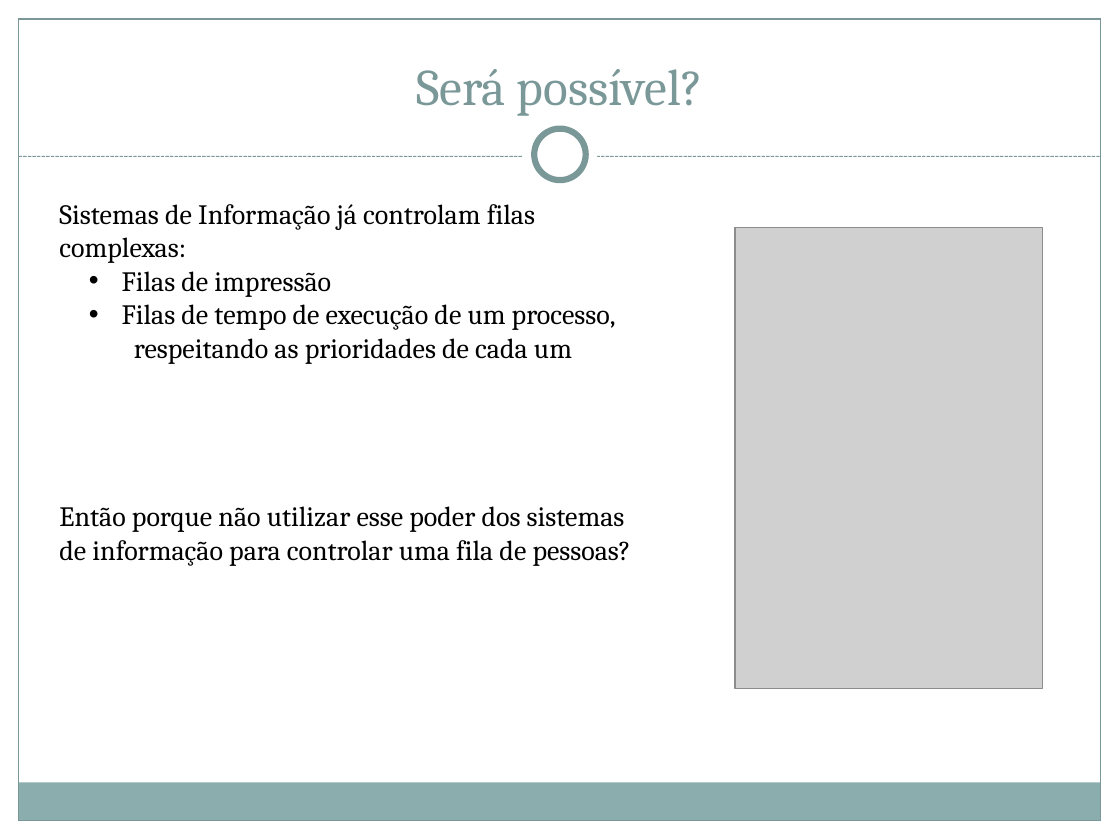
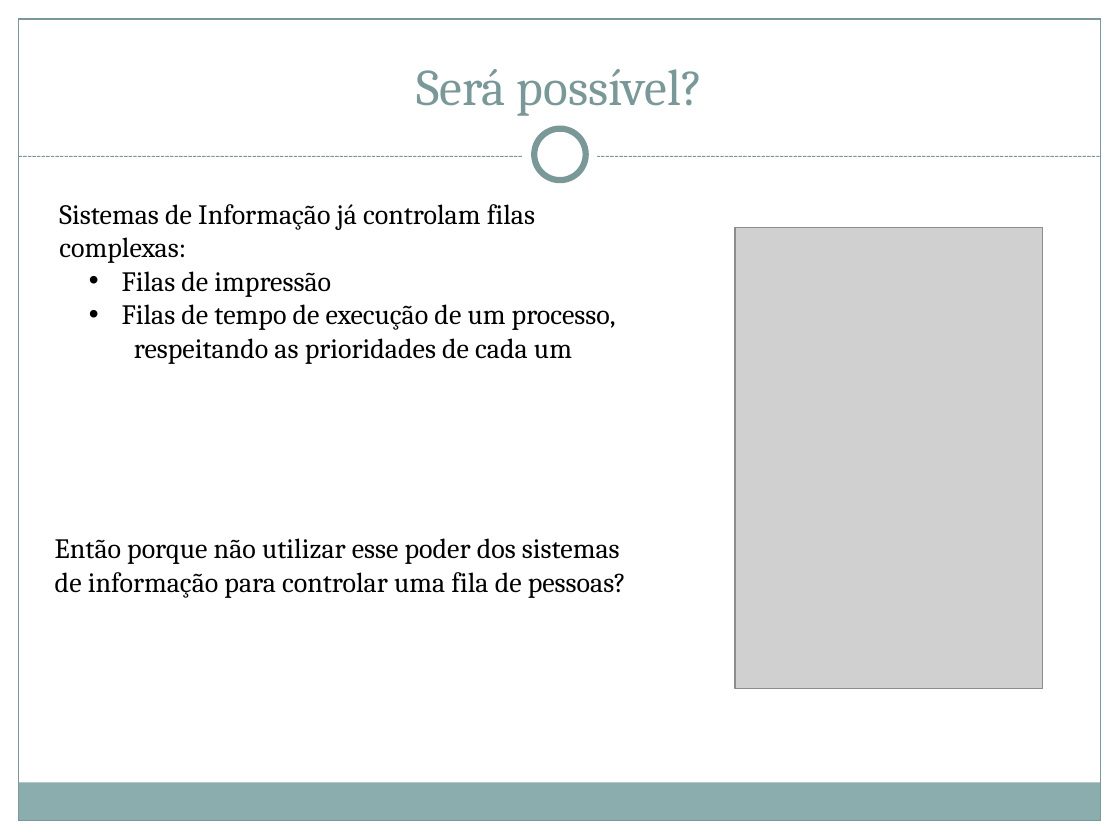
Before and after one commit to herberton/projetof1, a slide deck: slide 4 of wiki/Apresentação/Apresentação Final.pptx. Drawn at 1120x840 pixels with LibreOffice and Linux fonts; fonts in the diff are those of the drawing; grey boxes stand for pictures. Boxes give left, top, right and bottom in pixels: in the first picture for what was removed or moved away, otherwise in the second. Text is boxed around its words. In the diff, an @@ line names an element or a change of style, - is before the commit and + after.

```diff
--- a/wiki/Apresentação/Apresentação Final.pptx
+++ b/wiki/Apresentação/Apresentação Final.pptx
@@ text at (59, 506, 631, 566): paragraphs removed @@
-Então porque não utilizar esse poder dos sistemas
-de informação para controlar uma fila de pessoas?
@@ text added at (55, 538, 626, 598), 18 pt, text #000000 @@
+Então porque não utilizar esse poder dos sistemas
+de informação para controlar uma fila de pessoas?
```
Also in this commit, not shown: 4 other slides changed.
